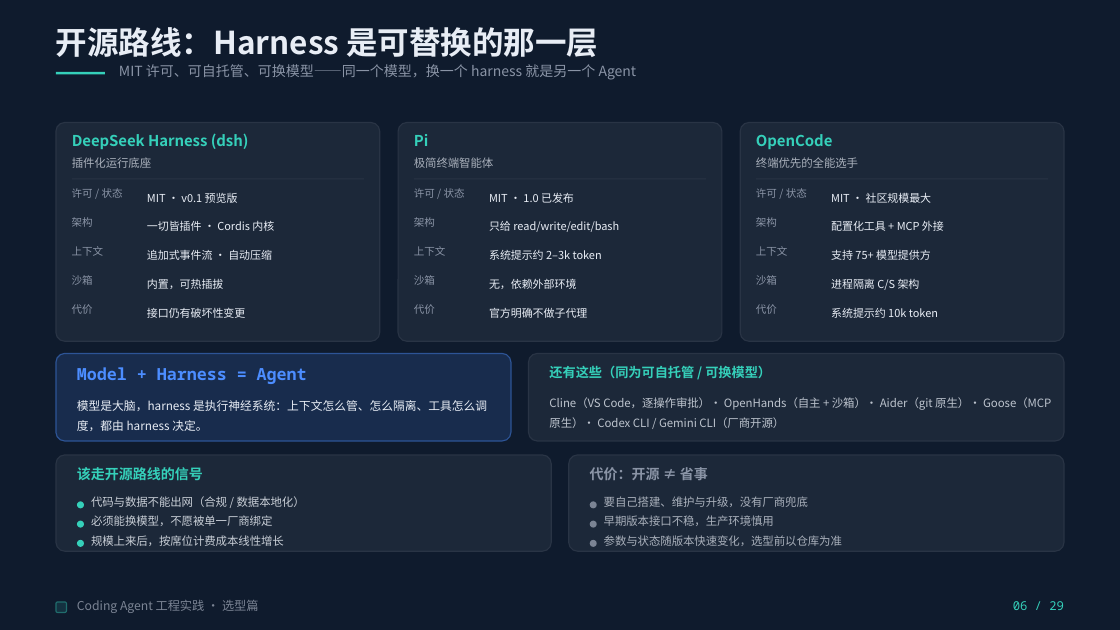
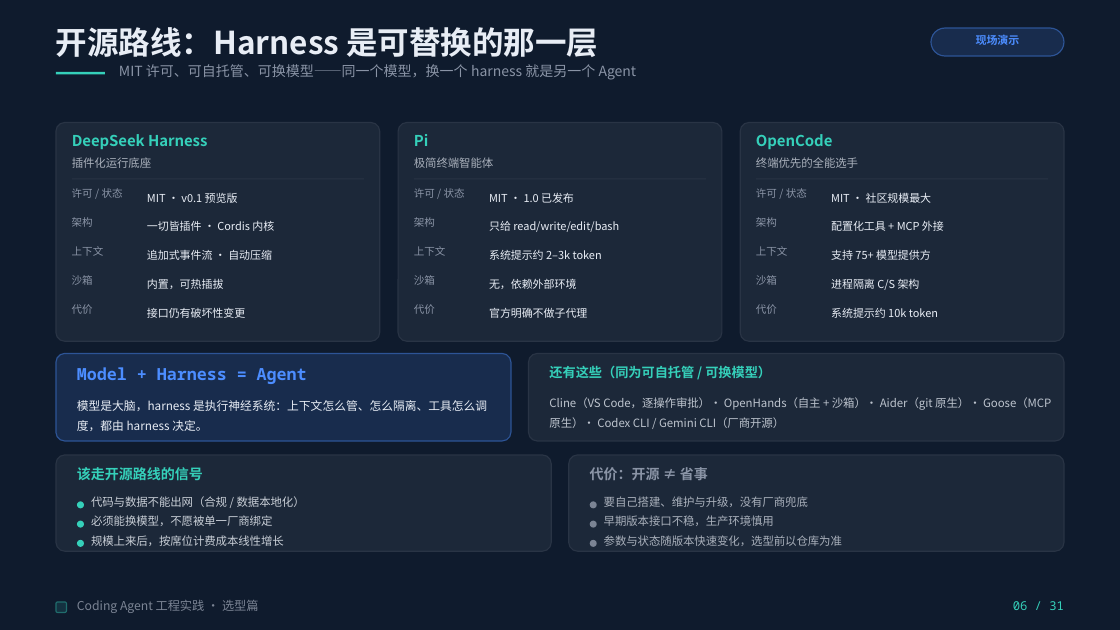
Before and after one commit to Yqghlx/AI_Learn, a slide deck: slide 6 of Coding Agent 实战指南/Coding Agent 工程实践（通用版）.pptx. Drawn at 1120x630 pixels with LibreOffice and Linux fonts; fonts in the diff are those of the drawing. Boxes give left, top, right and bottom in pixels: in the first picture for what was removed or moved away, otherwise in the second. Text is boxed around its words. In the diff, an @@ line names an element or a change of style, - is before the commit and + after.

```diff
--- a/Coding Agent 实战指南/Coding Agent 工程实践（通用版）.pptx
+++ b/Coding Agent 实战指南/Coding Agent 工程实践（通用版）.pptx
@@ rounded rectangle added at box(931, 28, 1064, 55), fill #182C4D, outline #2D5496 1 pt @@
@@ text added at box(976, 35, 1020, 45), 9.4 pt, text #4C8DFF, bold @@
+现场演示
@@ text at box(72, 134, 207, 149): text changed @@
-DeepSeek Harness (dsh)
+DeepSeek Harness
@@ text at box(1013, 601, 1064, 610): text changed @@
-06 / 29
+06 / 31
```
Also in this commit, not shown: 27 other slides changed, 2 slides added, 6 other files.
